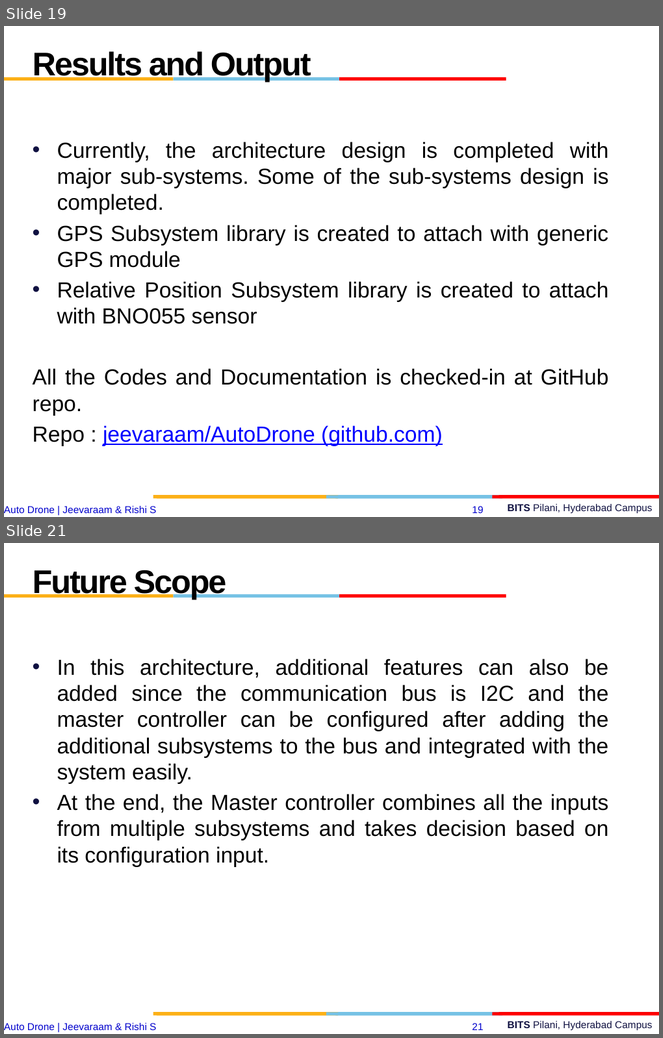
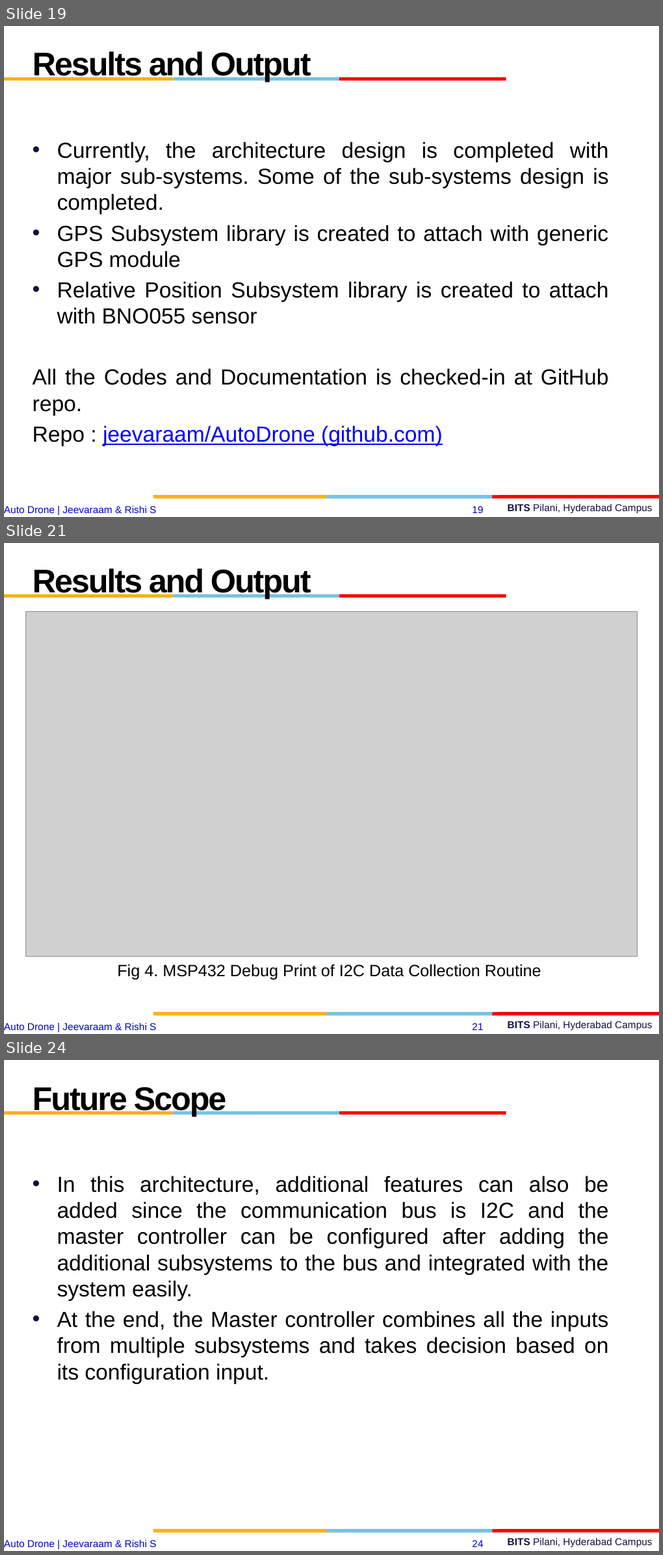
Before and after one commit to jeevaraam/AutoDrone, a slide deck: esd final.pptx. Shown one above the other, each under a label of ours: slides 19 and 21 before the commit, slides 19, 21 and 24 after it; the slides between them are not shown. The pictures are 663x1038 and 663x1555 pixels, drawn with LibreOffice and Linux fonts; fonts in the diff are those of the drawing; grey boxes stand for pictures; background and template pictures are left out. Boxes give left, top, right and bottom in pixels: in the first picture for what was removed or moved away, otherwise in the second. Text is boxed around its words. In the diff, an @@ line names an element or a change of style, - is before the commit and + after.

```diff
--- a/esd final.pptx
+++ b/esd final.pptx
@@ slide 21 added at bbox=[4, 543, 659, 1034], background #FFFFFF; not listed: 12 template elements that a slide beside it also shows @@
@@ text added at bbox=[33, 568, 311, 599], 36 pt, text #000000, bold @@
+Results and Output
@@ picture added at bbox=[25, 611, 637, 956] @@
@@ text added at bbox=[117, 964, 542, 980], 18 pt, text #000000 @@
+Fig 4. MSP432 Debug Print of I2C Data Collection Routine
@@ what was slide 21 is now slide 24 @@
@@ page number at bbox=[472, 1540, 483, 1548]: text changed @@
-21
+24
```
Also in this commit, not shown: 5 slides changed, 6 other slides added, 1 other file.
